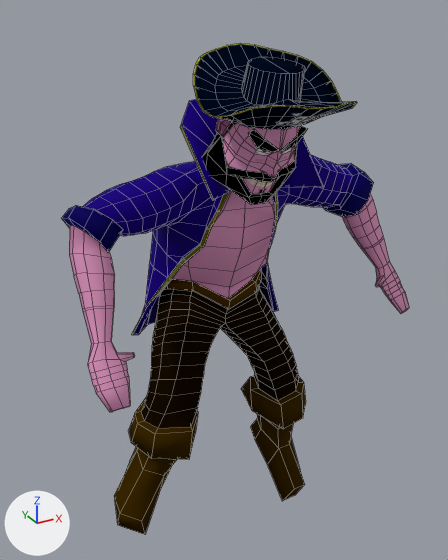
A saved change to the OBJ model assets/Animacion/Pirata/Celebracion/PirataCelebracion_000145.obj.
Both versions are drawn from a 50 mm lens placed at (-4.14, -7.24, 7.89), pointed at (-0.09, 0.13, 4.21). Every picture has the same lights, and +X, +Y and +Z are marked at lower left. Mesh edges are drawn as thin lines. Where no turn or scale is listed for an object, it has been applied to the vertices.

The first picture shows 'Pirata_PirataH'.
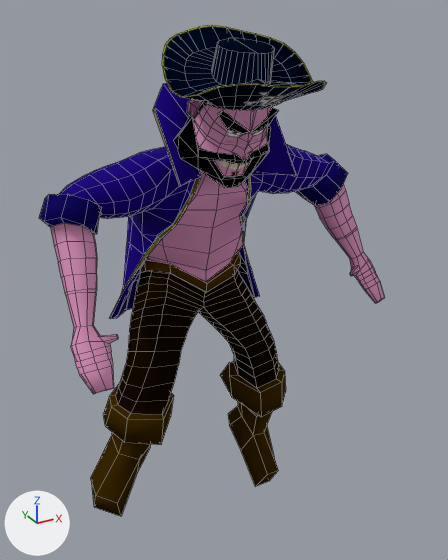
Edits to the scene script, one JSON object a line:
```json
{"block": "me_pirata_piratah", "where": "# used by ob_pirata_piratah; location = (0.0, 0.0, 0.0)"}
{"op": "remove", "block": "me_pirata_piratah", "code": "me_pirata_piratah.from_pydata(...)  # 1340 vertices, 1341 faces; spans x -2.52..2.68, y -2.15..1.34, z 0.01..7.49"}
{"op": "add", "block": "me_pirata_piratah", "code": "me_pirata_piratah.from_pydata(...)  # 1340 vertices, 1341 faces; spans x -2.58..2.57, y -1.72..1.87, z -0.06..7.69"}
{"block": "me_pirata_piratah", "change": "me_pirata_piratah part 1: the loose piece of 216 vertices spanning x -1.07..0.77, y -2.15..-0.3, z 6.51..7.49 is scaled about its middle by 1.04, then moved by (-0.12, 0.46, 0.17)"}
{"block": "me_pirata_piratah", "change": "me_pirata_piratah part 2: 1124 of 1340 vertices moved; they spanned x -2.52..2.68, y -1.43..1.34, z 0.01..7.17 and now span x -2.58..2.57, y -0.97..1.87, z -0.06..7.35; mean shift (-0.11, 0.5, 0.08); largest move (-0.95, 0.74, 4.36) -> (-1.05, 1.41, 4.55)"}
```

What differs and where, as boxes (x1, y1, x2, y2) in the pictures (448 x 560 px; the box of a moved part takes in the faces that stretch with it):
```json
{"object": "Pirata_PirataH", "change": "reshaped", "before": [62, 43, 409, 534], "after": [39, 26, 384, 516]}
{"part": 1, "of": "me_pirata_piratah", "change": "moved or reshaped", "before": [193, 43, 357, 130], "after": [162, 26, 326, 111]}
{"part": 2, "of": "me_pirata_piratah", "change": "moved or reshaped", "before": [62, 99, 409, 534], "after": [39, 83, 384, 516]}
```
